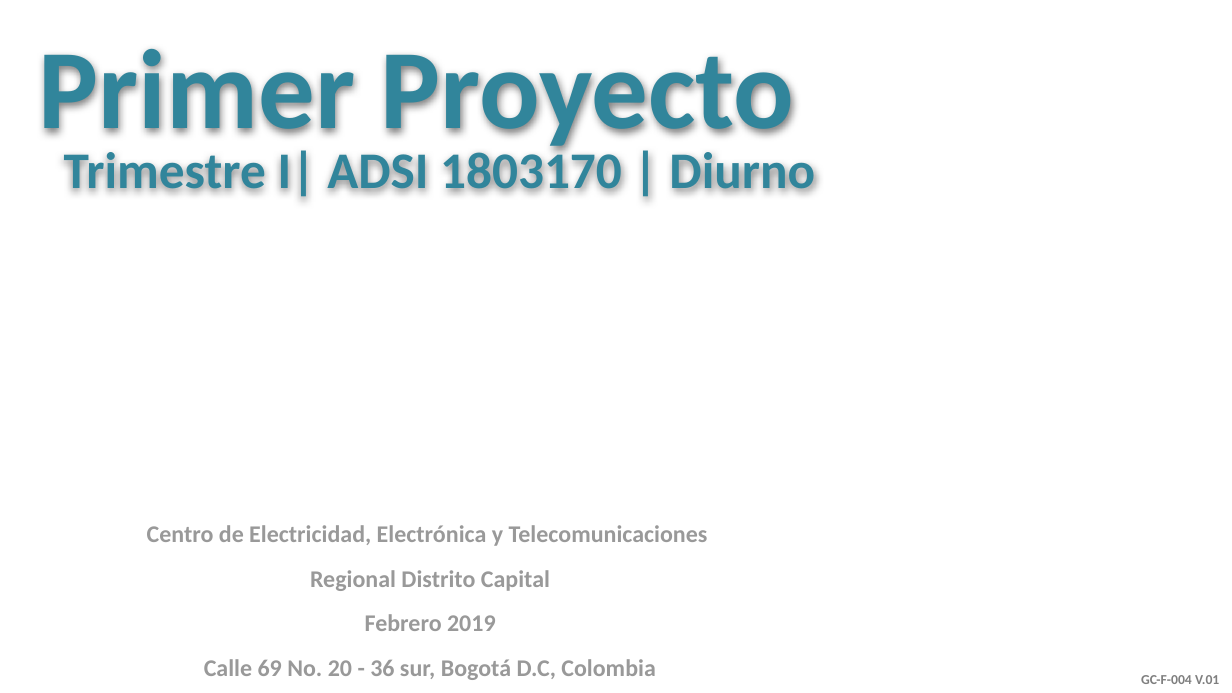
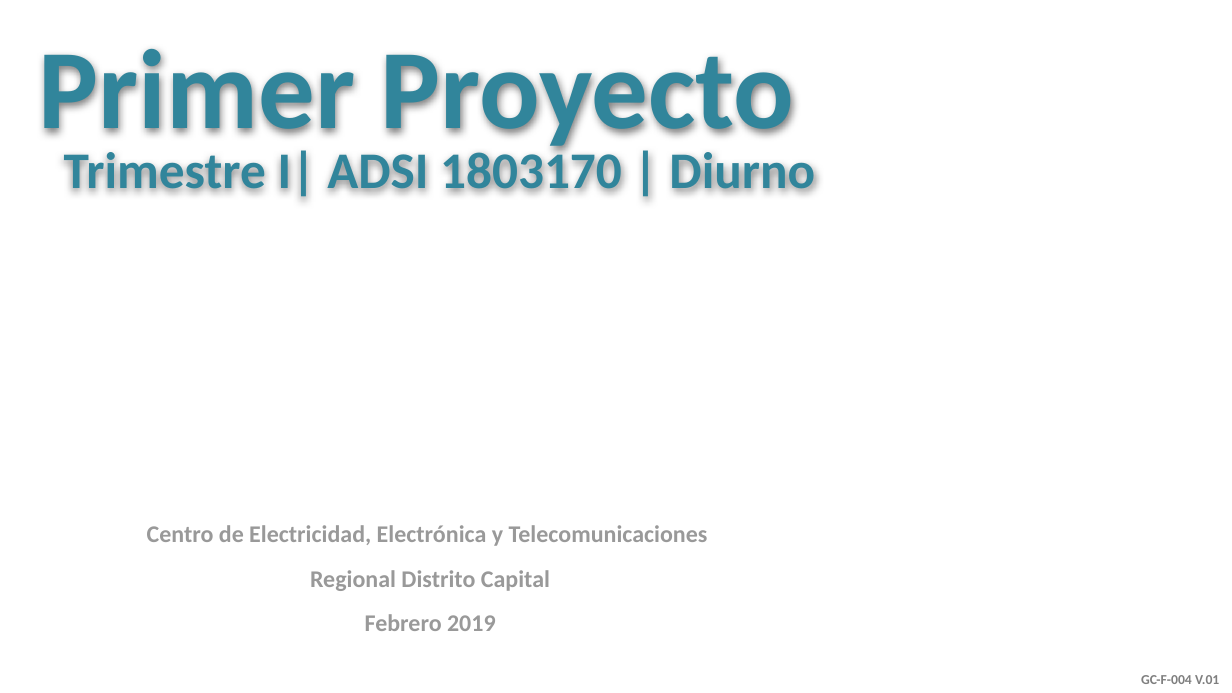
Before and after one commit to senaceet/Kyukeisho_New, a slide deck: slide 1 of 1- Analisis/1- Presentación/Presentación_Componente_Metodologico.pptx. Drawn at 1232x693 pixels with LibreOffice and Linux fonts; fonts in the diff are those of the drawing; background and template pictures are left out. Boxes give left, top, right and bottom in pixels: in the first picture for what was removed or moved away, otherwise in the second. Text is boxed around its words. In the diff, an @@ line names an element or a change of style, - is before the commit and + after.

```diff
--- a/1- Analisis/1- Presentación/Presentación_Componente_Metodologico.pptx
+++ b/1- Analisis/1- Presentación/Presentación_Componente_Metodologico.pptx
@@ text at [204, 659, 655, 680]: paragraph removed @@
-Calle 69 No. 20 - 36 sur, Bogotá D.C, Colombia
```
Also in this commit, not shown: 6 other slides changed.
